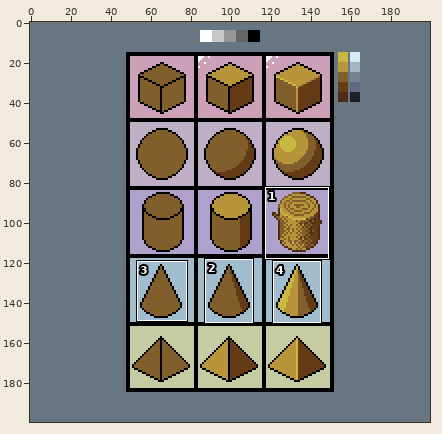
File history of a pixel-art file, 2020/12/26/Udemy - Challenge 4.aseprite. The picture above shows the old version from afar; the outline marks the close-up.
Close-up. Before the edit:
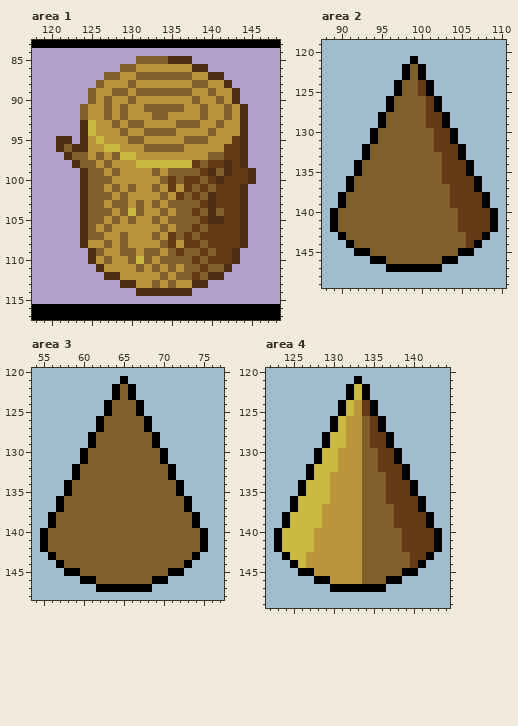
200x200 pixels, 1 frame. Shown: area 1: x 118..148, y 83..117; area 2: x 88..110, y 119..149; area 3: x 54..77, y 120..148; area 4: x 122..144, y 120..149. The commit also changed other parts of the picture, which this record leaves out.
Once edited:
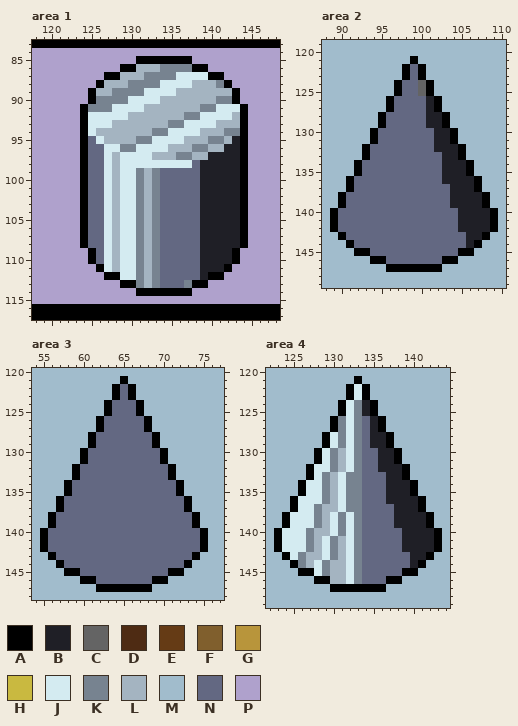
Palette (. is transparent): A #000000  B #1f1f26  C #646464  D #4e2b13  E #653b15  F #805f2d  G #b8953b  H #c9b940  J #d4ebf1  K #778390  L #a4b4c1  M #a1bccc  N #636882  P #afa1cc
What changed:
layer "Wooden textures" now hidden
layer "Metallic textures" now shown
Area 1, layer "Metallic textures":
y 85: x 131..137 FFFFDDD -> AAAAAAA
y 86: x 129..139 FFGGGGGGGDD -> AALLLKKKKAA
y 87: x 127..141 FFGGFFFFFFFGGDD -> AALLLKKKKJJJJAA
y 88: x 126..142 FGGGFGGGGGGGFFGGD -> ALLLKKKKJJJJLLLKA
y 89: x 125..143 FGGFFGFFFFFFFGGFGGD -> ALLKKKKJJJJLLLLLLLA
y 90: x 125..143 FGFGGFGGGGGGGFGGFGD -> AKKKKJJJJLLLLLLLKKA
y 91: x 124..144 FGGFGFGGFFFFFGGFGGFGD -> AKKKJJJJLLLLLLLKKJJJA
y 92: x 124..144 FGGFGFGGGFFGGGGFGGFGD -> AJJJJJLLLLLLLKKJJJJLA
y 93: x 124..144 DHGGFGFFGGGGFFFGGFGGD -> AJJJLLLLLLLKKJJJJLLLA
y 94: x 124..144 DHGGGFGGFFFFGGGGFGGGD -> AJLLLLLLLKKJJJJLLLKKA
y 95: x 121..122 DD -> PP; x 124..144 DGHGGGFFGGGGGFFFGGGED -> ANJLLLLKKJJJJLLLKKLBA
y 96: x 121..144 DFDDGGHHGGGFFFFFGGGGGEED -> PPPANNJJKKJJJJLLLKKLLBBA
y 97: x 122..144 DFFGFGFHHGGGGGGGGGFFEED -> PPANNJLJJJJLLLKKLLBBBBA
y 98: x 123..144 DFFGFGGGHHHHHHHEFEEDED -> PANNJLJJJJJJJJJNBBBBBA
y 99: x 124..145 DFFGFGGGGFGFFFFEDFDEED -> ANNJLJJKLKNNNNNBBBBBAP
y 100: x 124..145 DFFFGGGGGGFEFEEFEDEEED -> ANNJLJJKLKNNNNNBBBBBAP
y 101: x 124..144 DFFGFGFGGFGEGEFEFEEED -> ANNJLJJKLKNNNNNBBBBBA
y 102: x 124..144 DFFFGFGGGGFGEFEFDEEED -> ANNJLJJKLKNNNNNBBBBBA
y 103: x 124..144 DFFGFFGFGFGFFFFEDEEED -> ANNJLJJKLKNNNNNBBBBBA
y 104: x 124..144 DFFFGFHFGGFGFFEFDFEED -> ANNJLJJKLKNNNNNBBBBBA
y 105: x 124..144 DFFGFGFGGFGFFFFEDDEED -> ANNJLJJKLKNNNNNBBBBBA
y 106: x 124..144 DFGFGGGGGGFGFFEFEEEED -> ANNJLJJKLKNNNNNBBBBBA
y 107: x 124..144 DFFGGFGGGFGEFEFEEEEED -> ANNJLJJKLKNNNNNBBBBBA
y 108: x 124..144 DGGFGFGGGGFEGEEFEEEED -> ANNJLJJKLKNNNNNBBBBBA
y 109: x 125..143 DFGGFFGFFGFEFFEFEED -> ANJLJJKLKNNNNNBBBBA
y 110: x 125..143 DGFGGFHFGFFFFEFEEED -> ANJLJJKLKNNNNNBBBBA
y 111: x 126..142 DGGGGFGFGFGFFEFFD -> AJLJJKLKNNNNNBBBA
y 112: x 127..141 DDGGGGGFGFFEFDD -> AAJJKLKNNNNNBAA
y 113: x 129..139 DDGGFGFGGDD -> AAKLKNNNKAA
y 114: x 131..137 DDDDDDD -> AAAAAAA
Area 2, layer "Metallic textures":
y 122..123: x 99 F -> N
y 124..125: x 98..100 FFE -> NNC
y 126..127: x 97..101 FFFFE -> NNNNB
y 128..129: x 96..102 FFFFFEE -> NNNNNBB
y 130..131: x 95..103 FFFFFFFEE -> NNNNNNNBB
y 132: x 94..104 FFFFFFFFEEE -> NNNNNNNNBBB
y 133: x 94..104 FFFFFFFFFEE -> NNNNNNNNNBB
y 134..135: x 93..105 FFFFFFFFFFEEE -> NNNNNNNNNNBBB
y 136: x 92..106 FFFFFFFFFFFEEEE -> NNNNNNNNNNNBBBB
y 137: x 92..106 FFFFFFFFFFFFEEE -> NNNNNNNNNNNNBBB
y 138..139: x 91..107 FFFFFFFFFFFFFEEEE -> NNNNNNNNNNNNNBBBB
y 140..142: x 90..108 FFFFFFFFFFFFFFFEEEE -> NNNNNNNNNNNNNNNBBBB
y 143: x 91..107 FFFFFFFFFFFFFFFEE -> NNNNNNNNNNNNNNNBB
y 144: x 92..106 FFFFFFFFFFFFFFE -> NNNNNNNNNNNNNNB
y 145: x 94..104 FFFFFFFFFFF -> NNNNNNNNNNN
y 146: x 96..102 FFFFFFF -> NNNNNNN
Area 3, layer "Metallic textures":
y 122..123: x 65 F -> N
y 124..125: x 64..66 FFF -> NNN
y 126..127: x 63..67 FFFFF -> NNNNN
y 128..129: x 62..68 FFFFFFF -> NNNNNNN
y 130..131: x 61..69 FFFFFFFFF -> NNNNNNNNN
y 132..133: x 60..70 FFFFFFFFFFF -> NNNNNNNNNNN
y 134..135: x 59..71 FFFFFFFFFFFFF -> NNNNNNNNNNNNN
y 136..137: x 58..72 FFFFFFFFFFFFFFF -> NNNNNNNNNNNNNNN
y 138..139: x 57..73 FFFFFFFFFFFFFFFFF -> NNNNNNNNNNNNNNNNN
y 140..142: x 56..74 FFFFFFFFFFFFFFFFFFF -> NNNNNNNNNNNNNNNNNNN
y 143: x 57..73 FFFFFFFFFFFFFFFFF -> NNNNNNNNNNNNNNNNN
y 144: x 58..72 FFFFFFFFFFFFFFF -> NNNNNNNNNNNNNNN
y 145: x 60..70 FFFFFFFFFFF -> NNNNNNNNNNN
y 146: x 62..68 FFFFFFF -> NNNNNNN
Area 4, layer "Metallic textures":
y 122..123: x 133 H -> J
y 124..125: x 132..134 HGE -> JKB
y 126..127: x 131..135 HGGFE -> KJKNB
y 128..129: x 130..136 HHGGFEE -> JKJKNBB
y 130..131: x 129..137 HHGGGFFEE -> JKLJKNNBB
y 132: x 128..138 HHHGGGFFEEE -> JJKLJKNNBBB
y 133: x 128..138 HHGGGGFFFEE -> JKLJKKNNNBB
y 134..135: x 127..139 HHHGGGGFFFEEE -> JJKLJKKNNNBBB
y 136: x 126..140 HHHHGGGGFFFEEEE -> JJJKLJKKNNNBBBB
y 137: x 126..140 HHHGGGGGFFFFEEE -> JJKLLJKKNNNNBBB
y 138..139: x 125..141 HHHHGGGGGFFFFEEEE -> JJJKLJKJKNNNNBBBB
y 140: x 124..142 HHHHGGGGGGFFFFFEEEE -> JJJKLLJKJKNNNNNBBBB
y 141..142: x 124..142 HHHHGGGGGGFFFFFEEEE -> JJJKLJKLJKNNNNNBBBB
y 143: x 125..141 HHGGGGGGGFFFFFFEE -> JKLLJKLJKNNNNNNBB
y 144: x 126..140 HGGGGGGGFFFFFFE -> KLJKLLJKNNNNNNB
y 145: x 128..138 GGGGGGFFFFF -> JKLLJKNNNNN
y 146: x 130..136 GGGGFFF -> LLJKNNN
